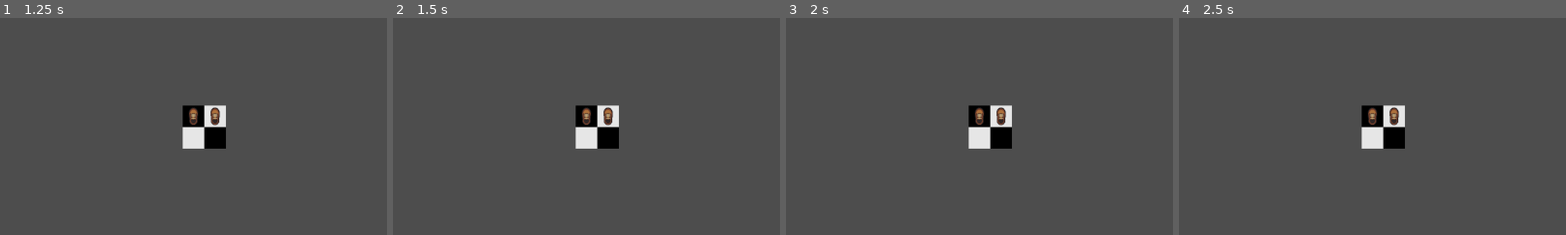
Above: before the commit, frames 1-4 (left to right).
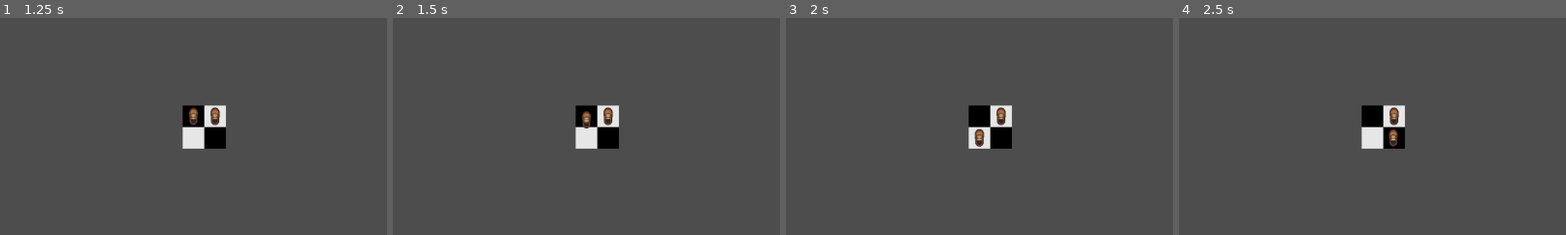
Above: after the commit, the same moments.

Repository: Meatplanter/Kelp_44
Game: Godot game, scene res://rogue_b.tscn
Two runs of this game, one before a commit and one after it. Both use one fixed random seed, a clock stepped at 60 frames per second and the inputs below. This scene is started directly instead of the project's main scene.
Inputs:
- Up to frame 1 (1.25 s): tap Enter at 0.5 s; hold D (LS_move_right) from 0.53 s (still down); hold M (ChangeMode) from 0.53 s (still down)
- Up to frame 2 (1.5 s): tap Space (Space) at 1.25, 1.35 s; release D (LS_move_right) at 1.28 s; release M (ChangeMode) at 1.28 s; hold X (LS_move_down) from 1.28 s (still down)
- Up to frame 3 (2 s): keep holding X (LS_move_down)
- Up to frame 4 (2.5 s): tap Enter at 2 s; release X (LS_move_down) at 2.03 s; hold D (LS_move_right) from 2.03 s (still down); hold Shift (TargettingMode) from 2.03 s (still down)
The pictures show only the part of the screen within x 25-75%, y 27-77%; the shares and areas given below are measured in that part.

Frame 1 is identical in both runs. In frame 2, 0.1% of the frame differs, in the area x 48-52%, y 41-51%; in frame 3, 0.4%, in the area x 48-52%, y 41-60%; in frame 4, 0.3%.

Commit message:
Movement revamp cont

Diff:
--- a/rogue_b.gd
+++ b/rogue_b.gd
@@ -1,5 +1,6 @@
 extends CharacterBody2D
 
+var moveCooldown = false
 
 func check_collision(point: Vector2) -> bool:
 	var space_state = get_world_2d().direct_space_state
@@ -12,22 +13,64 @@
 	if result.size() > 0: return true
 	else: return false
 
+func can_move(body: Node2D, dir: Vector2) -> bool: #check if target movement point has collisions or is beyond max movement distance
 
-func can_move(body: Node2D, dir: Vector2) -> bool:
+	var other = Node2D
+	if body == %LeftShoe: other = %RightShoe
+	elif body == %RightShoe: other = %LeftShoe
+
 	var targetPos = body.global_position + dir * Movement.moveDistance
-	if check_collision(targetPos) == true: return false
+	var dist = targetPos.distance_to(other.global_position)
+
+	if check_collision(targetPos) == true or dist > Movement.maxMoveDistance or moveCooldown == true: return false
 	else: return true
 
 
-func move_left(dir: Vector2):
-	var tween: Tween
-	tween = create_tween()
-	tween.tween_property(%LeftShoe,"position",dir*Movement.moveDistance,Movement.moveTime).set_trans(Movement.styleTween)
+func is_weighted(body: Node2D):
 
-func move_right(dir: Vector2):
-	var tween: Tween
-	tween = create_tween()
-	tween.tween_property(%RightShoe,"position",dir*Movement.moveDistance,Movement.moveTime).set_trans(Movement.styleTween)
+	if body == %LeftShoe and Movement.leftWeighted == true: return true
+	elif body == %LeftShoe and Movement.leftWeighted == false: return false
+	elif body == %RightShoe and Movement.rightWeighted == true: return true
+	elif body == %RightShoe and Movement.rightWeighted == false: return false
+
+func shift_weight():
+
+	if Movement.leftWeighted == true:
+		Movement.leftWeighted = false
+		Movement.rightWeighted = true
+	elif Movement.rightWeighted == true:
+		Movement.leftWeighted = true
+		Movement.rightWeighted = false
+
+
+func move_time(body: Node2D, dir: Vector2):
+
+	var other = Node2D
+	if body == %LeftShoe: other = %RightShoe
+	elif body == %RightShoe: other = %LeftShoe
+
+	var targetPos = body.global_position + dir * Movement.moveDistance
+	var dist = targetPos.distance_to(other.global_position)
+
+	var diagonal
+	if dir == Movement.DirRight or dir == Movement.DirLeft or dir == Movement.DirUp or dir == Movement.DirDown: diagonal = 1
+	else: diagonal = sqrt(2)
+
+	if is_weighted(body) == false && dist == Movement.moveDistance: return Movement.moveSimpleOptimal * diagonal
+	elif is_weighted(body) == true && dist == Movement.moveDistance: return Movement.moveSimpleHeavy * diagonal
+	elif is_weighted(body) == false && dist > Movement.moveDistance: return Movement.moveComplexOptimal * diagonal
+	elif is_weighted(body) == true && dist > Movement.moveDistance: return Movement.moveComplexHeavy * diagonal
+
+func move(body:Node2D, dir: Vector2):
+	if can_move(body,dir) == true:
+		var moveTime = move_time(body,dir)
+		moveCooldown = true
+		$MovementCooldown.wait_time = moveTime
+		$MovementCooldown.start()
+		var dist = Movement.moveDistance
+		var tween: Tween
+		tween = create_tween()
+		tween.tween_property(body,"position",body.global_position + dir * dist,moveTime).set_trans(Movement.styleTween)
 
 #func _ready():
 	#if can_move($RightShoe,Movement.DirRight) == true: print("yay")
@@ -35,5 +78,25 @@
 
 
 func _input(event):
-	if event.is_action_pressed("RS_move_right"):
-		move_right(Movement.DirRight)
+	if event.is_action_pressed("RS_move_right"): move(%RightShoe,Movement.DirRight)
+	elif event.is_action_pressed("RS_move_left"): move(%RightShoe,Movement.DirLeft)
+	elif event.is_action_pressed("RS_move_up"): move(%RightShoe,Movement.DirUp)
+	elif event.is_action_pressed("RS_move_down"): move(%RightShoe,Movement.DirDown)
+	elif event.is_action_pressed("RS_move_rightup"): move(%RightShoe,Movement.DirRightUp)
+	elif event.is_action_pressed("RS_move_rightdown"): move(%RightShoe,Movement.DirRightDown)
+	elif event.is_action_pressed("RS_move_leftup"): move(%RightShoe,Movement.DirLeftUp)
+	elif event.is_action_pressed("RS_move_leftdown"): move(%RightShoe,Movement.DirLeftDown)
+
+	elif event.is_action_pressed("LS_move_right"): move(%LeftShoe,Movement.DirRight)
+	elif event.is_action_pressed("LS_move_left"): move(%LeftShoe,Movement.DirLeft)
+	elif event.is_action_pressed("LS_move_up"): move(%LeftShoe,Movement.DirUp)
+	elif event.is_action_pressed("LS_move_down"): move(%LeftShoe,Movement.DirDown)
+	elif event.is_action_pressed("LS_move_rightup"): move(%LeftShoe,Movement.DirRightUp)
+	elif event.is_action_pressed("LS_move_rightdown"): move(%LeftShoe,Movement.DirRightDown)
+	elif event.is_action_pressed("LS_move_leftup"): move(%LeftShoe,Movement.DirLeftUp)
+	elif event.is_action_pressed("LS_move_leftdown"): move(%LeftShoe,Movement.DirLeftDown)
+
+
+func _on_movement_cooldown_timeout():
+	moveCooldown = false
+	$MovementCooldown.stop()
--- a/rogue_b.tscn
+++ b/rogue_b.tscn
@@ -42,3 +42,7 @@
 shape = SubResource("CapsuleShape2D_bjt74")
 
 [node name="Camera2D" type="Camera2D" parent="."]
+
+[node name="MovementCooldown" type="Timer" parent="."]
+
+[connection signal="timeout" from="MovementCooldown" to="." method="_on_movement_cooldown_timeout"]
